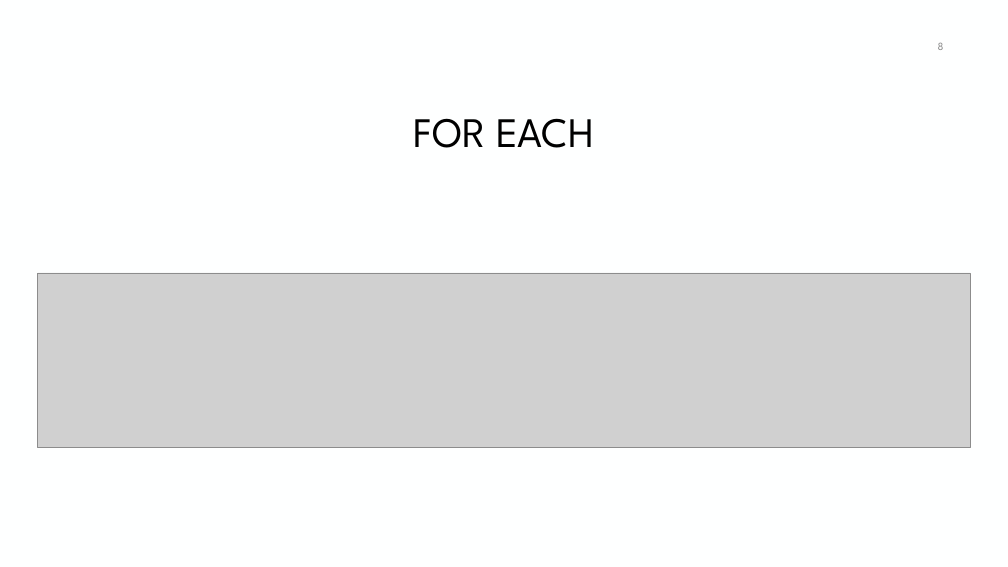
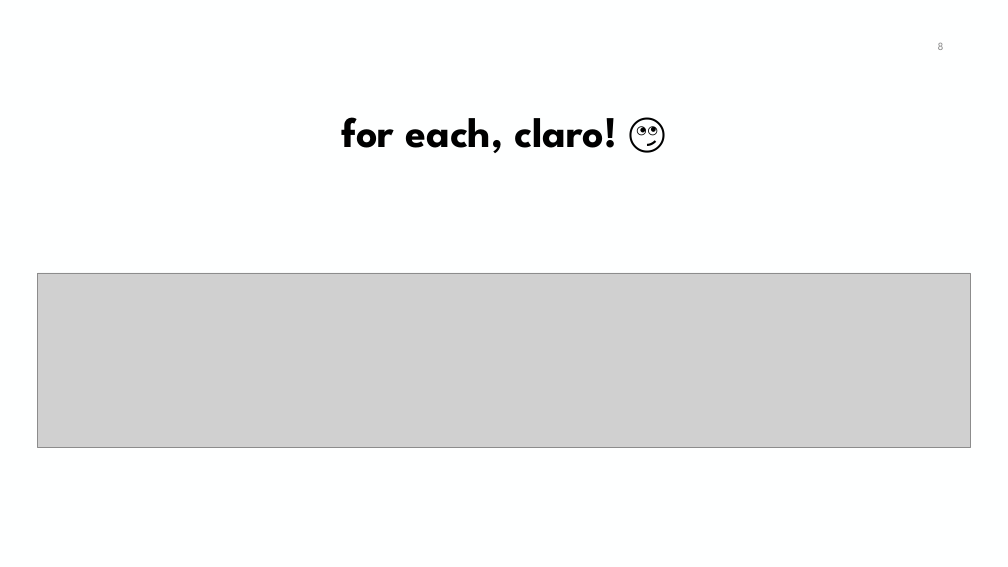
Before and after one commit to manoelcampos/curso-programacao-funcional-java, a slide deck: slide 8 of programacao-funcional-java8.pptx. Drawn at 1008x567 pixels with LibreOffice and Linux fonts; fonts in the diff are those of the drawing; grey boxes stand for pictures; background and template pictures are left out. Boxes give left, top, right and bottom in pixels: in the first picture for what was removed or moved away, otherwise in the second. Text is boxed around its words. In the diff, an @@ line names an element or a change of style, - is before the commit and + after.

```diff
--- a/programacao-funcional-java8.pptx
+++ b/programacao-funcional-java8.pptx
@@ title at (342,117,616,153): text changed; bold on @@
-FOR EACH
+for each, claro! 🙄
```
Also in this commit, not shown: 17 other slides changed.
